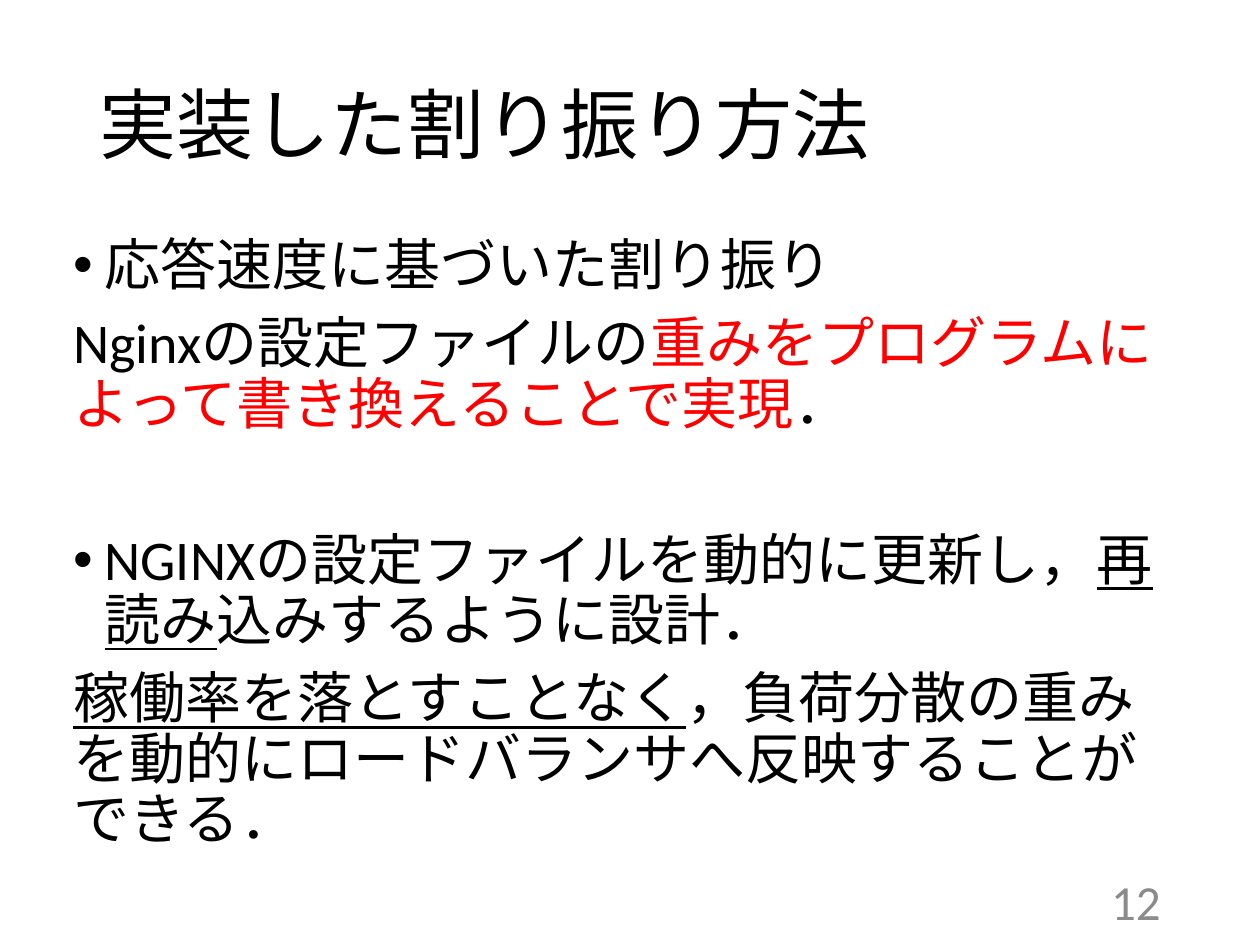
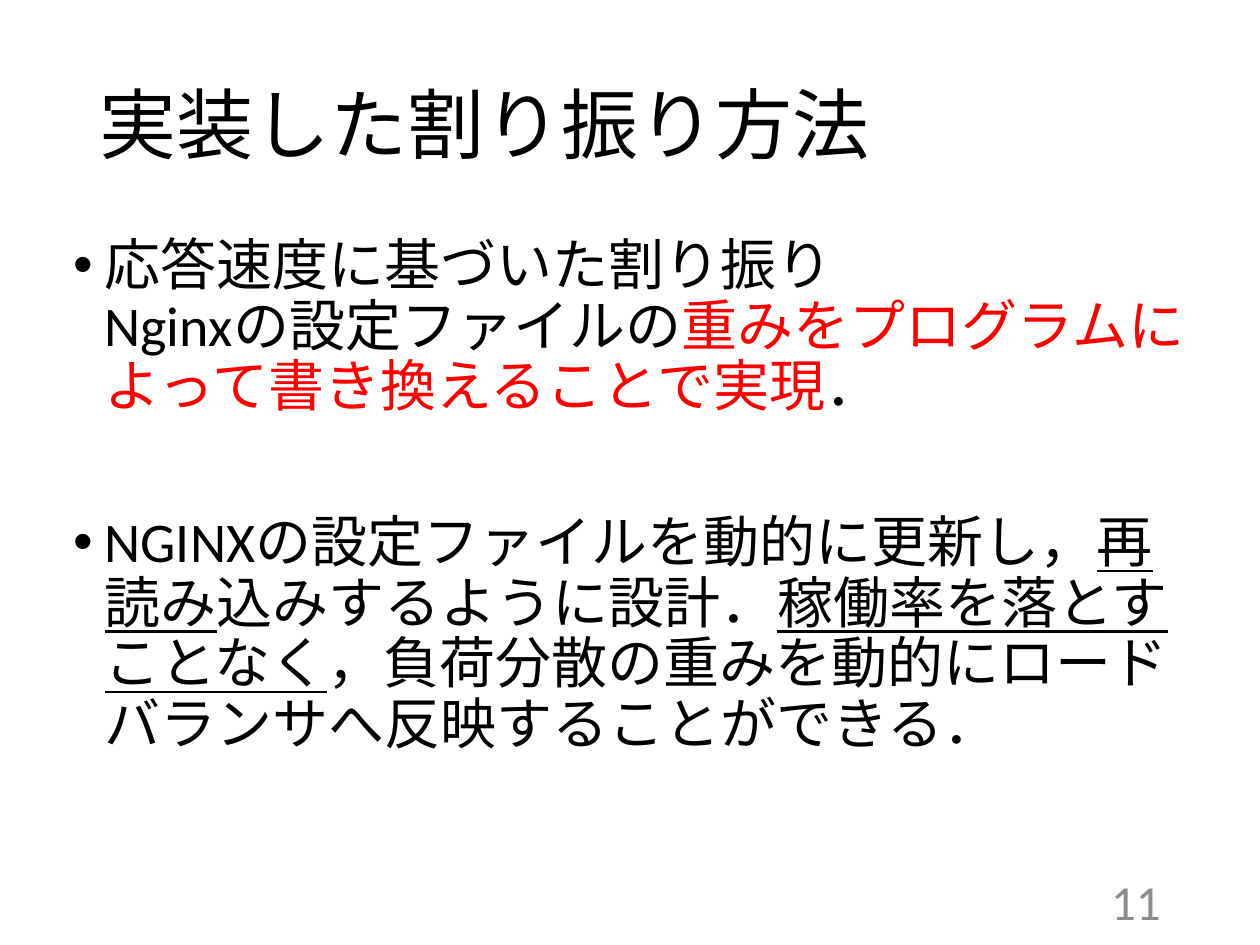
Before and after one commit to kait-takanolab/1821086_matsuo_thesis, a slide deck: slide 11 of 発表用/1821086_卒業研究発表会.pptx (slide 12 before the commit). Drawn at 1260x945 pixels with LibreOffice and Linux fonts; fonts in the diff are those of the drawing. Boxes give left, top, right and bottom in pixels: in the first picture for what was removed or moved away, otherwise in the second. Text is boxed around its words. In the diff, an @@ line names an element or a change of style, - is before the commit and + after.

```diff
--- a/発表用/1821086_卒業研究発表会.pptx
+++ b/発表用/1821086_卒業研究発表会.pptx
@@ text at <box>105,237,1168,749</box>: text changed @@
-• 応答速度に基づいた割り振り
-Nginxの設定ファイルの重みをプログラムによって書き換えることで実現．
-• NGINXの設定ファイルを動的に更新し，再読み込みするように設計．
-稼働率を落とすことなく，負荷分散の重みを動的にロードバランサへ反映することができる．
+• 応答速度に基づいた割り振り
+  Nginxの設定ファイルの重みをプログラムによって書き換えることで実現．
+• NGINXの設定ファイルを動的に更新し，再読み込みするように設計．稼働率を落とすことなく，負荷分散の重みを動的にロードバランサへ反映することができる．
@@ page number at <box>1111,888,1161,920</box>: text changed @@
-12
+11
```
Also in this commit, not shown: 9 other slides changed, 1 slide added, 3 slides removed, 2 other files.
